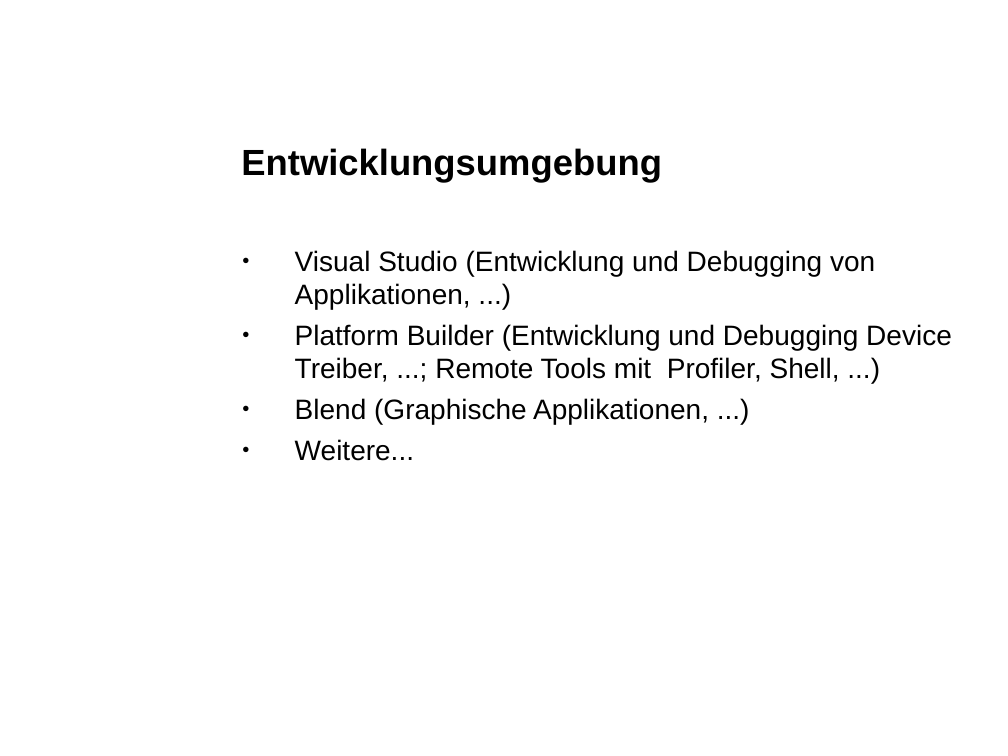
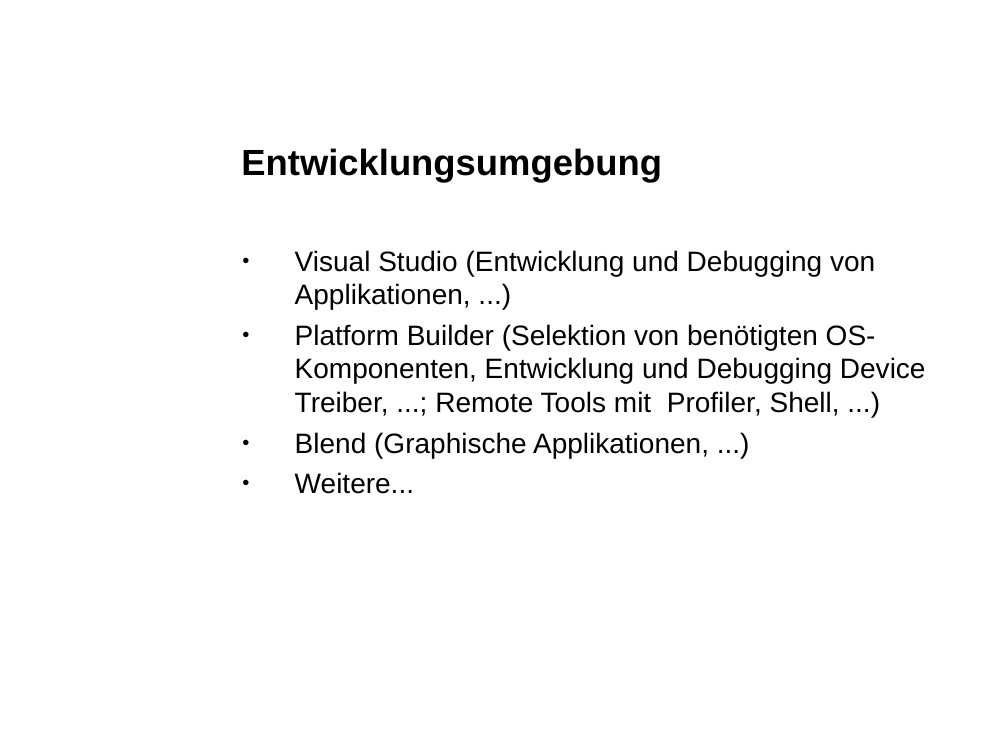
Before and after one commit to eojthejudge/softwaredesigndocs, a slide deck: slide 9 of Portieren/Marktuebersicht_Windows_Embedded.ppt. Drawn at 1008x756 pixels with LibreOffice and Linux fonts; fonts in the diff are those of the drawing; background and template pictures are left out. Boxes give left, top, right and bottom in pixels: in the first picture for what was removed or moved away, otherwise in the second. Text is boxed around its words. In the diff, an @@ line names an element or a change of style, - is before the commit and + after.

```diff
--- a/Portieren/Marktuebersicht_Windows_Embedded.ppt
+++ b/Portieren/Marktuebersicht_Windows_Embedded.ppt
@@ text at bbox=[295, 324, 926, 416]: text changed @@
-● Platform Builder (Entwicklung und Debugging Device Treiber, ...; Remote Tools mit Profiler, Shell, ...)
+● Platform Builder (Selektion von benötigten OS-Komponenten, Entwicklung und Debugging Device Treiber, ...; Remote Tools mit Profiler, Shell, ...)
```
Also in this commit, not shown: 7 other slides changed, 4 slides added, 4 slides removed, 1 other file.
